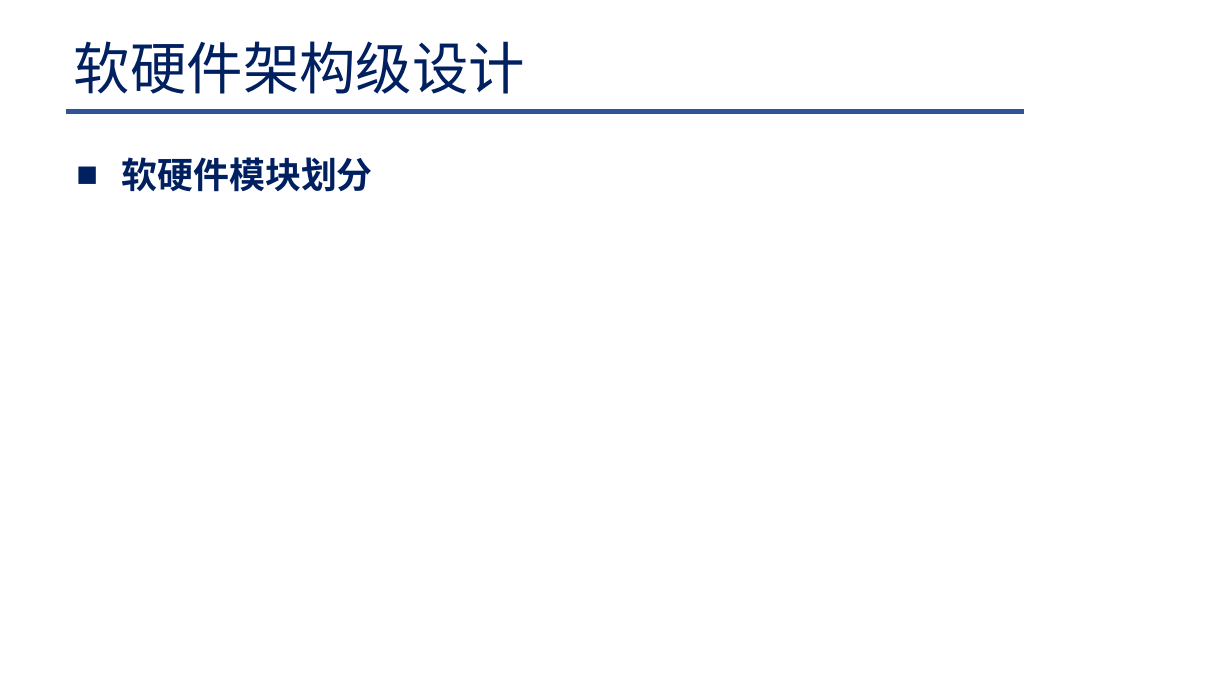
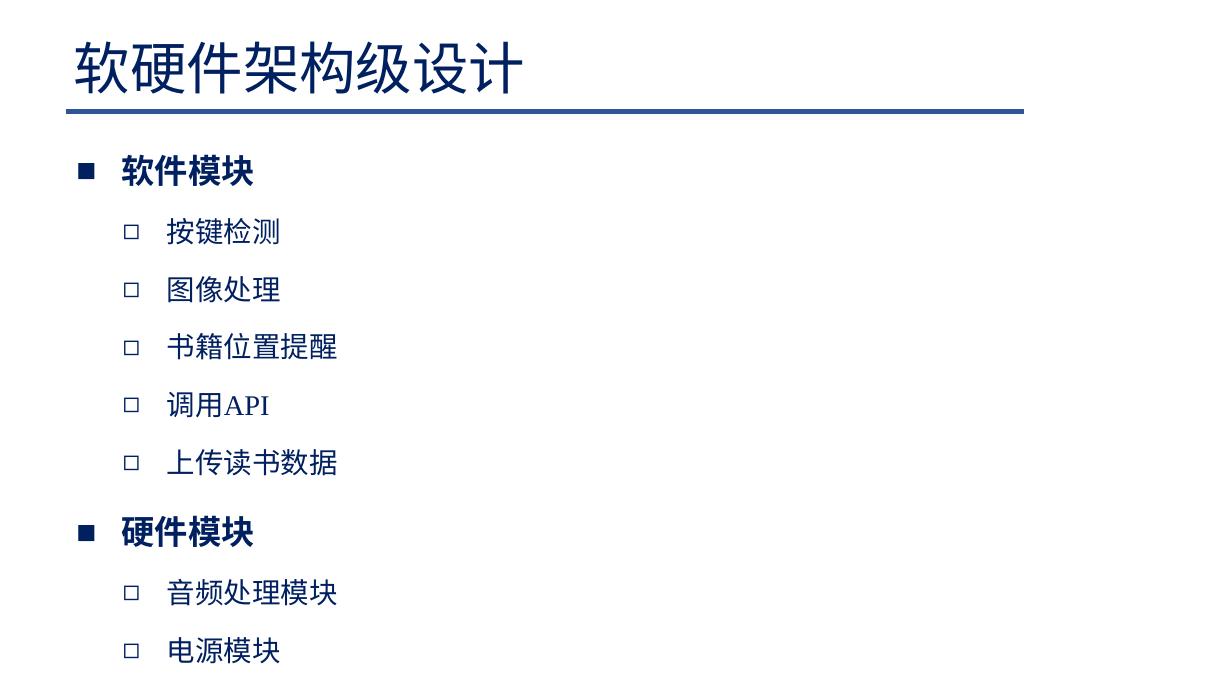
Before and after one commit to Lelucermaire111/Intelligent-blind-assistance-system, a slide deck: slide 6 of 系统设计/系统设计.pptx (slide 3 before the commit). Drawn at 1232x693 pixels with LibreOffice and Linux fonts; fonts in the diff are those of the drawing; background and template pictures are left out. Boxes give left, top, right and bottom in pixels: in the first picture for what was removed or moved away, otherwise in the second. Text is boxed around its words. In the diff, an @@ line names an element or a change of style, - is before the commit and + after.

```diff
--- a/系统设计/系统设计.pptx
+++ b/系统设计/系统设计.pptx
@@ text at <box>122,154,338,664</box>: text changed; size 28 to 22.2 pt; bold off @@
-■ 软硬件模块划分
+■ 软件模块
+  ◻ 按键检测
+  ◻ 图像处理
+  ◻ 书籍位置提醒
+  ◻ 调用API
+  ◻ 上传读书数据
+■ 硬件模块
+  ◻ 音频处理模块
+  ◻ 电源模块
```
Also in this commit, not shown: 1 other slide changed, 3 slides added, 5 other files.
